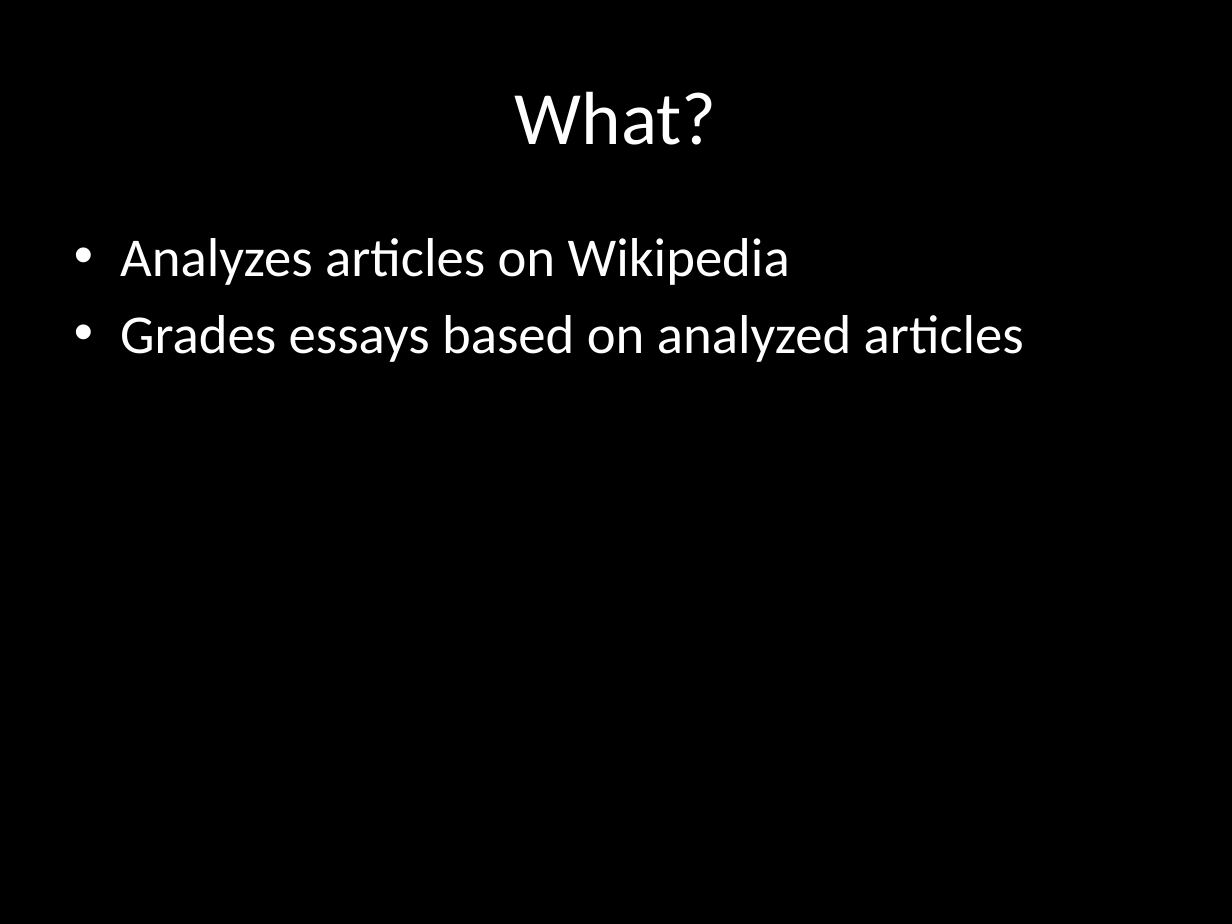
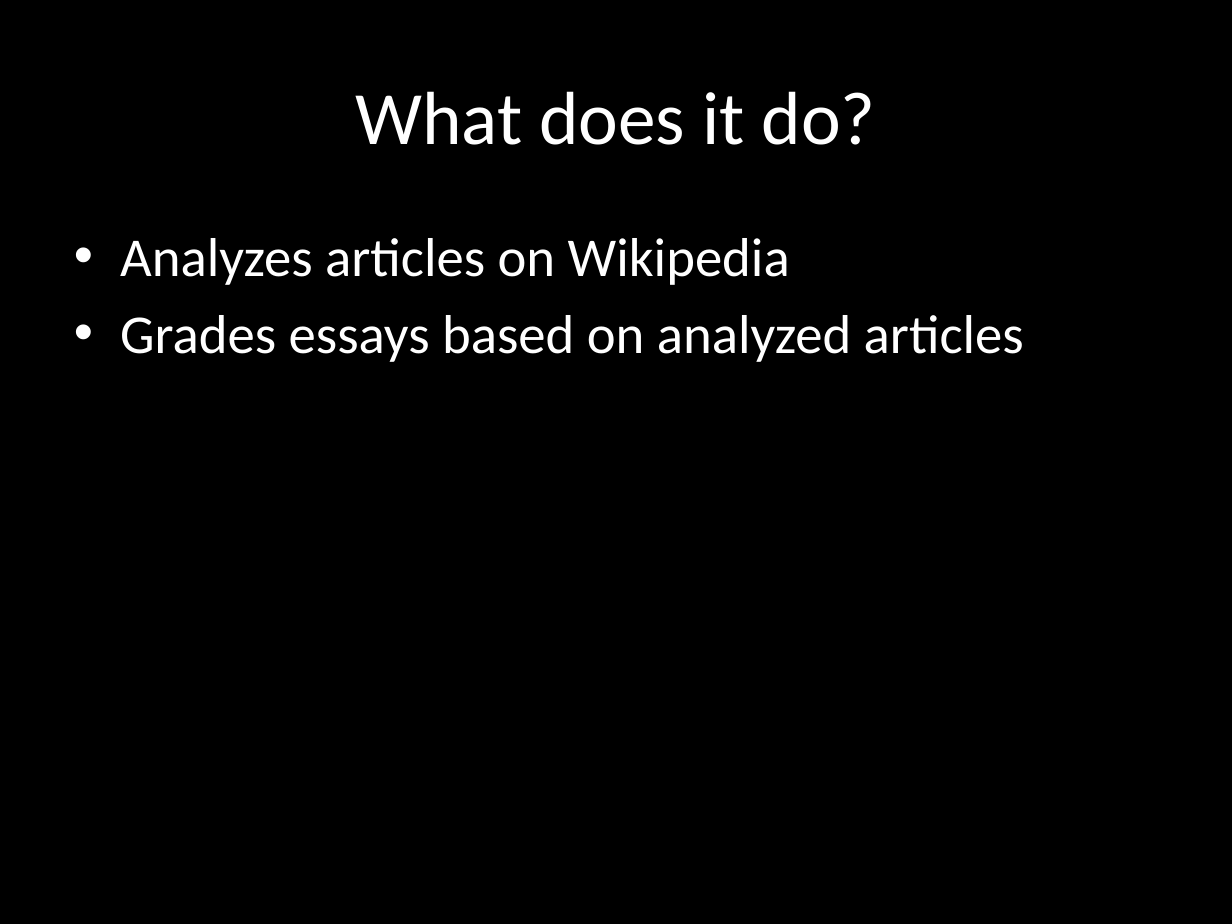
Before and after one commit to weihang7/WikipediaScorer, a slide deck: slide 2 of Presentation.WikiScorer.pptx. Drawn at 1232x924 pixels with LibreOffice and Linux fonts; fonts in the diff are those of the drawing. Boxes give left, top, right and bottom in pixels: in the first picture for what was removed or moved away, otherwise in the second. Text is boxed around its words. In the diff, an @@ line names an element or a change of style, - is before the commit and + after.

```diff
--- a/Presentation.WikiScorer.pptx
+++ b/Presentation.WikiScorer.pptx
@@ title at <box>355,91,876,145</box>: text changed @@
-What?
+What does it do?
```
Also in this commit, not shown: 2 other slides changed, 1 slide removed.
